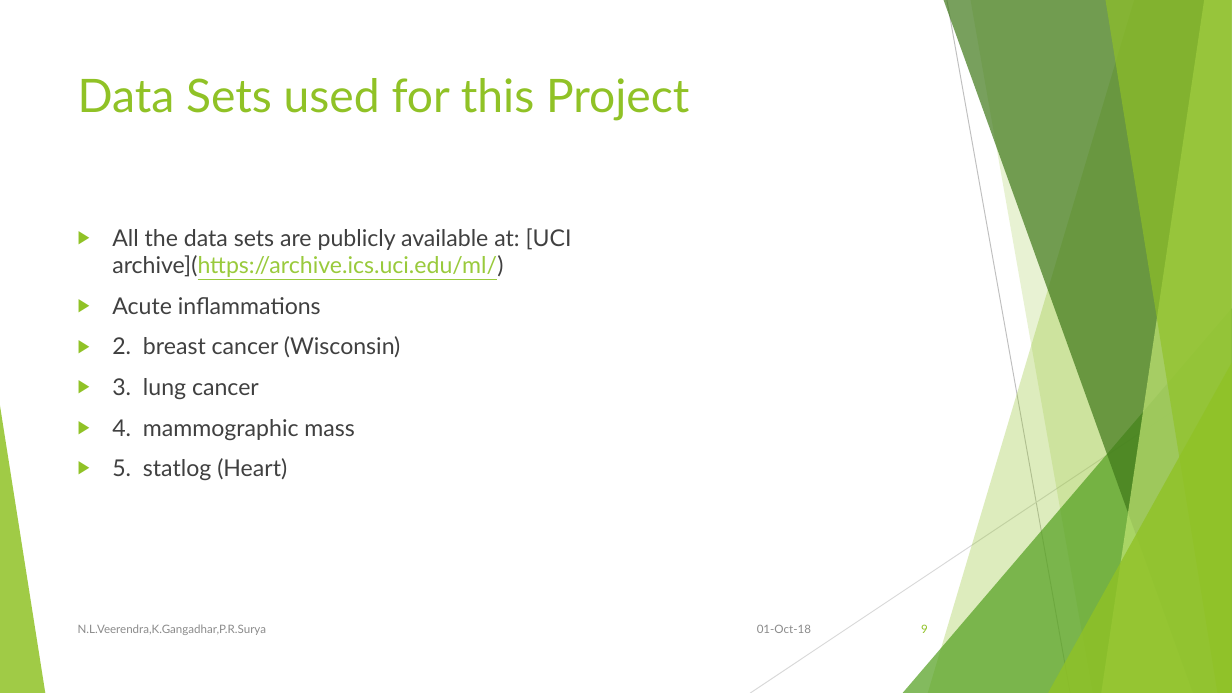
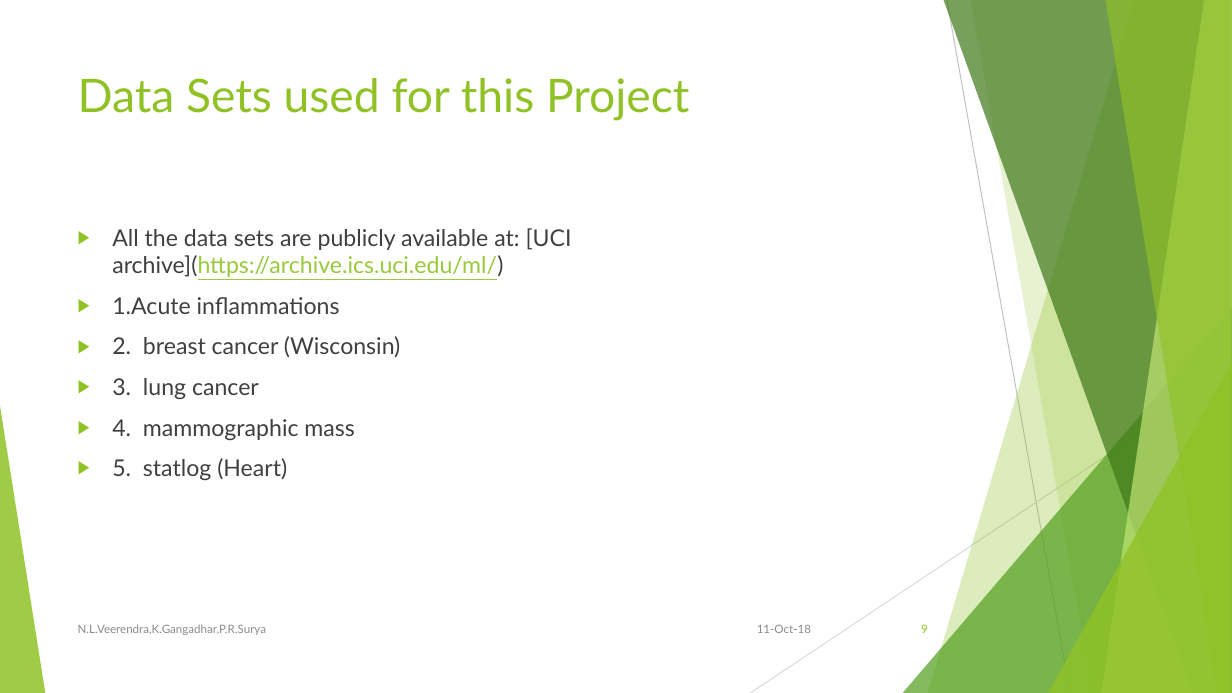
Before and after one commit to LakshmanNanisetti/MiniProject, a slide deck: slide 9 of Presentation/An Improved ID3 algorithm for clinical data Classification review 2.pptx. Drawn at 1232x693 pixels with LibreOffice and Linux fonts; fonts in the diff are those of the drawing. Boxes give left, top, right and bottom in pixels: in the first picture for what was removed or moved away, otherwise in the second. Text is boxed around its words. In the diff, an @@ line names an element or a change of style, - is before the commit and + after.

Commit message:
make final ppt

```diff
--- a/Presentation/An Improved ID3 algorithm for clinical data Classification review 2.pptx
+++ b/Presentation/An Improved ID3 algorithm for clinical data Classification review 2.pptx
@@ text at [112, 297, 340, 314]: text changed @@
-▶ Acute inflammations
+▶ 1.Acute inflammations
@@ text at [757, 625, 811, 633]: text changed @@
-01-Oct-18
+11-Oct-18
```
Also in this commit, not shown: 15 other slides changed, 6 other files.
